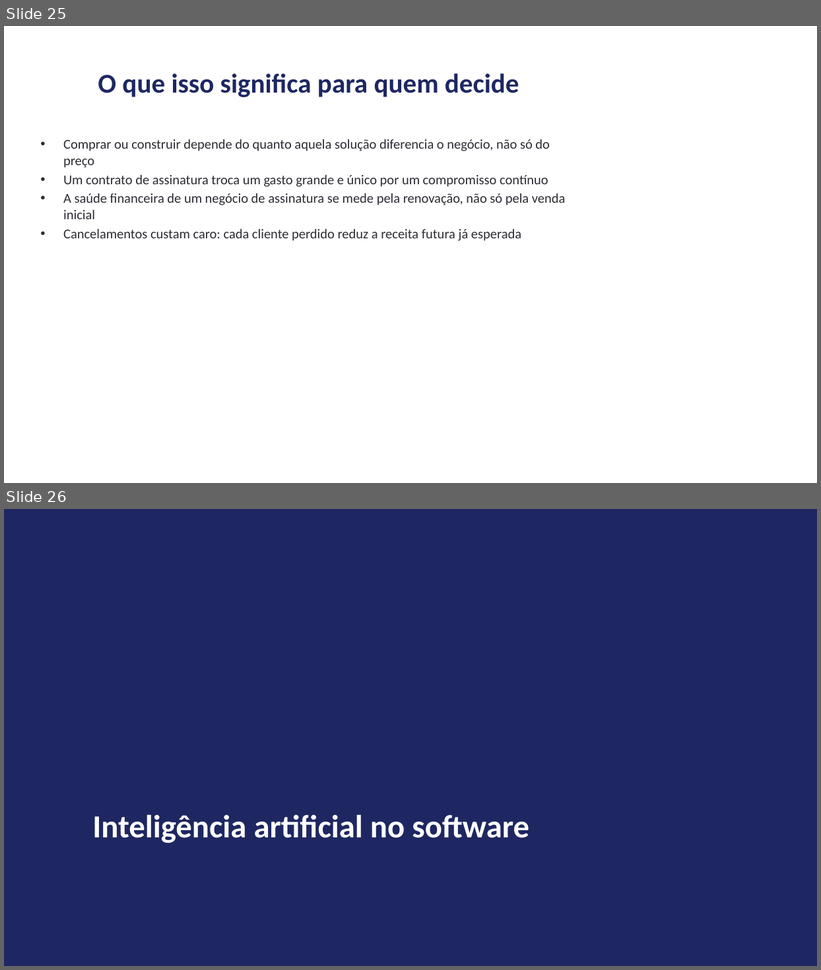
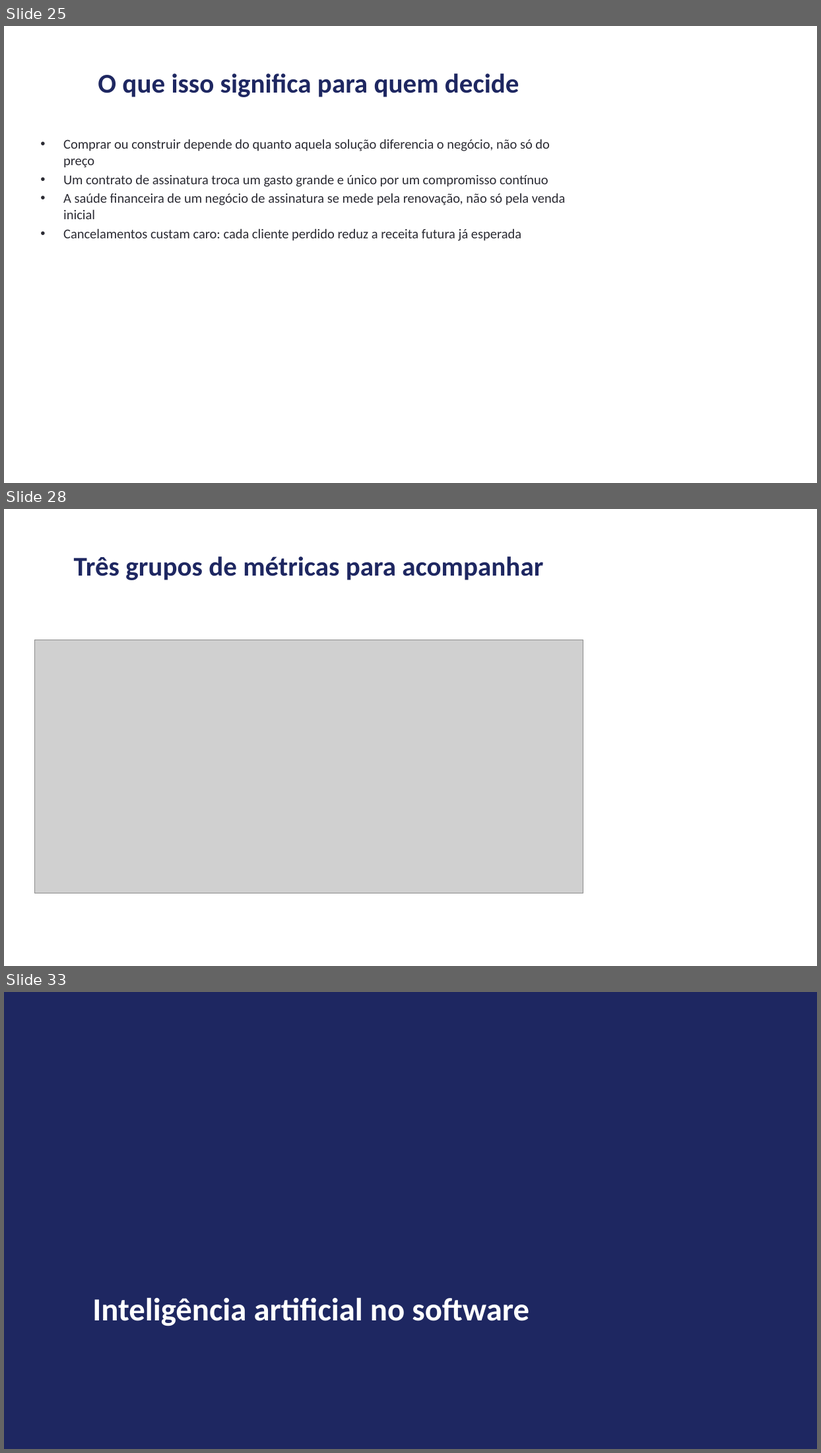
Before and after one commit to andrevberaldo/software-engineering, a slide deck: presentation/apresentacao.pptx. Shown one above the other, each under a label of ours: slides 25 and 26 before the commit, slides 25, 28 and 33 after it; the slides between them are not shown. The pictures are 821x970 and 821x1453 pixels, drawn with LibreOffice and Linux fonts; fonts in the diff are those of the drawing; grey boxes stand for pictures. Boxes give left, top, right and bottom in pixels: in the first picture for what was removed or moved away, otherwise in the second. Text is boxed around its words. In the diff, an @@ line names an element or a change of style, - is before the commit and + after.

```diff
--- a/presentation/apresentacao.pptx
+++ b/presentation/apresentacao.pptx
@@ slide 28 added at (4,509,817,966), background #FFFFFF @@
@@ title added at (74,557,543,580), 32 pt, text #1E2761, bold @@
+Três grupos de métricas para acompanhar
@@ picture added at (34,640,583,893) @@
@@ what was slide 26 is now slide 33 @@
```
Also in this commit, not shown: 1 slide changed, 6 other slides added, 4 other files.
